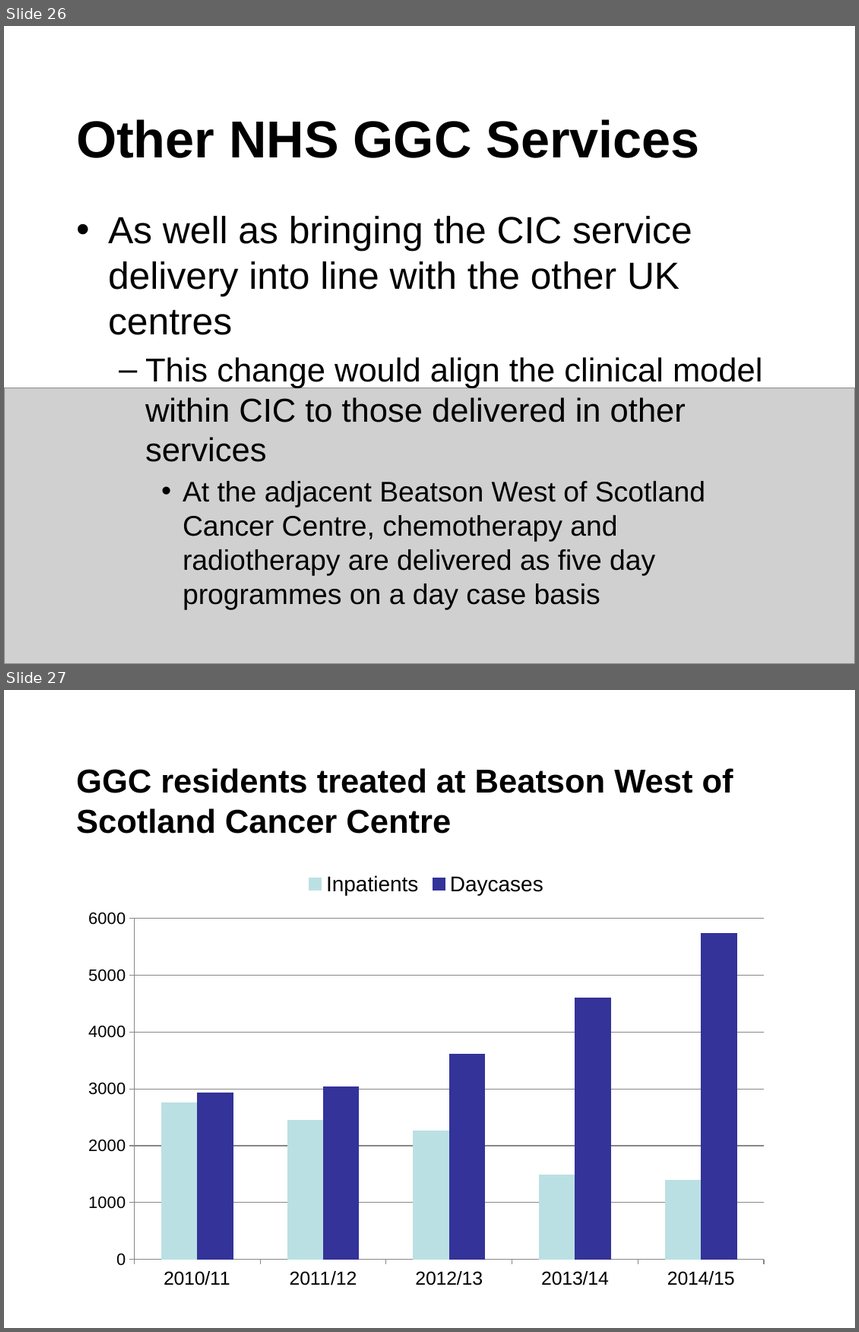
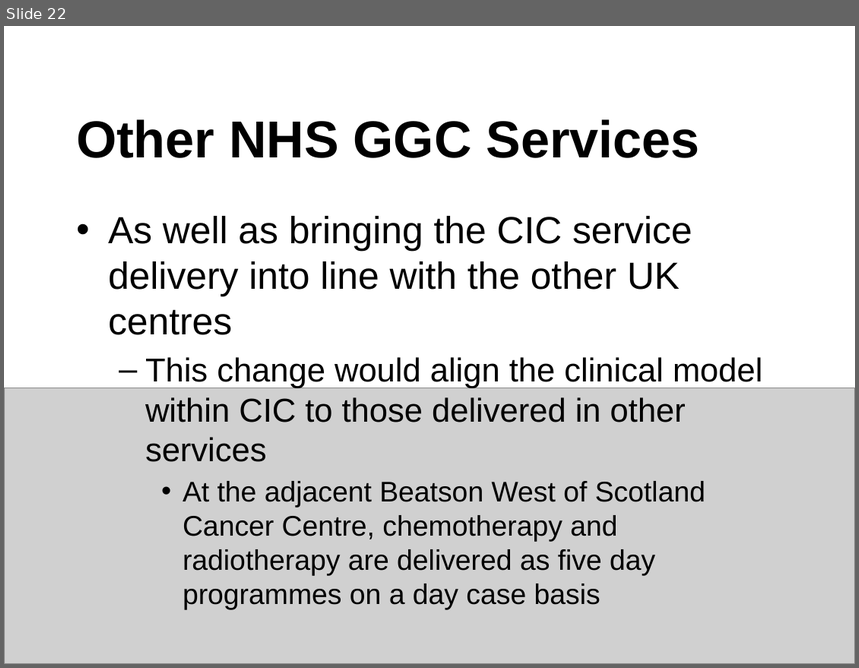
Before and after one commit to RMorton24/phs_group_project, a slide deck: Final Powerpoint presentation for 12.08.22.pptx. Shown one above the other, each under a label of ours: slides 26 and 27 before the commit, slide 22 after it. The pictures are 859x1332 and 859x668 pixels, drawn with LibreOffice and Linux fonts; fonts in the diff are those of the drawing; grey boxes stand for pictures. Boxes give left, top, right and bottom in pixels: in the first picture for what was removed or moved away, otherwise in the second. Text is boxed around its words. In the diff, an @@ line names an element or a change of style, - is before the commit and + after.

```diff
--- a/Final Powerpoint presentation for 12.08.22.pptx
+++ b/Final Powerpoint presentation for 12.08.22.pptx
@@ slide 27 removed at box(4, 690, 855, 1328), background #FFFFFF @@
@@ title removed at box(76, 768, 734, 834) @@
-GGC residents treated at Beatson West of Scotland Cancer Centre
@@ column chart removed at box(75, 862, 778, 1298) @@
-categories: 2010/11, 2011/12, 2012/13, 2013/14, 2014/15
-Inpatients: 2800, 2400, 2300, 1500, 1400
-Daycases: 2900, 3000, 3600, 4600, 5700
@@ what was slide 26 is now slide 22 @@
```
Also in this commit, not shown: 1 slide changed, 2 slides added, 11 other slides removed, 1 other file.
